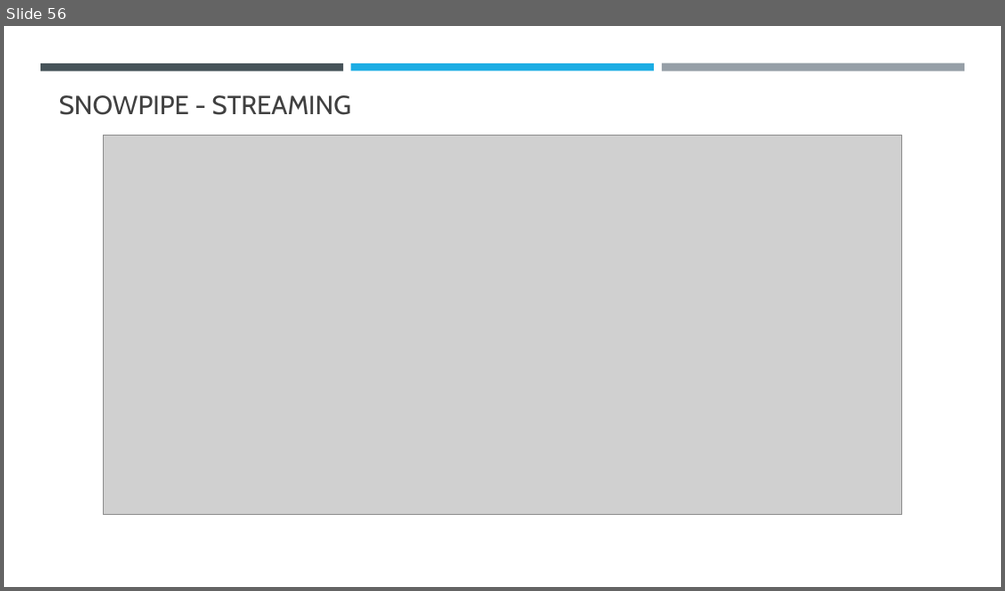
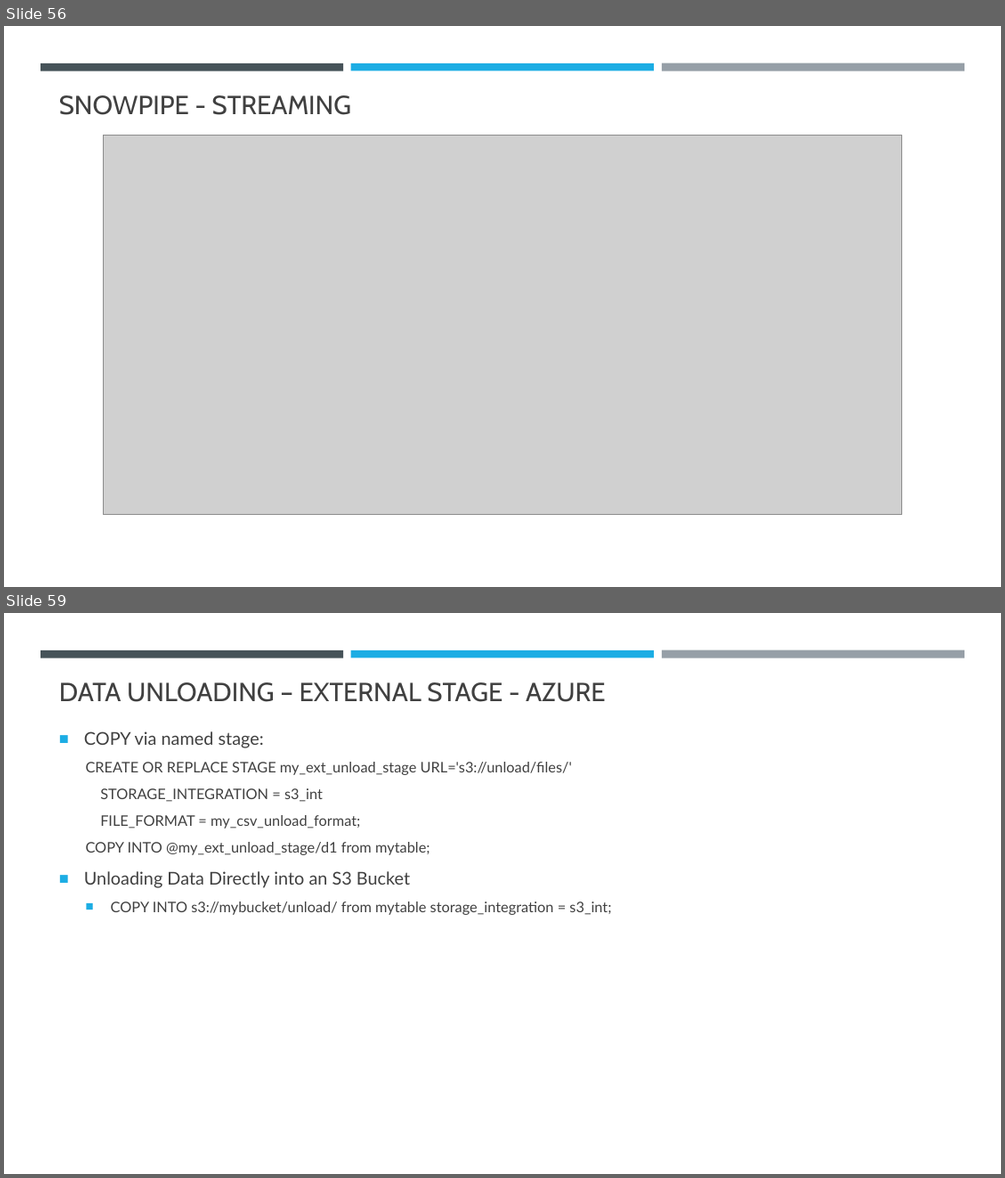
Before and after one commit to umeshmahajan/azure-brainworks2023, a slide deck: docs/Azure-Snowflake.pptx. Shown one above the other, each under a label of ours: slide 56 before the commit, slides 56 and 59 after it; the slides between them are not shown. The pictures are 1005x591 and 1005x1178 pixels, drawn with LibreOffice and Linux fonts; fonts in the diff are those of the drawing; grey boxes stand for pictures. Boxes give left, top, right and bottom in pixels: in the first picture for what was removed or moved away, otherwise in the second. Text is boxed around its words. In the diff, an @@ line names an element or a change of style, - is before the commit and + after.

```diff
--- a/docs/Azure-Snowflake.pptx
+++ b/docs/Azure-Snowflake.pptx
@@ slide 59 added at [4,613,1001,1174], background #FFFFFF; not listed: 3 template elements that a slide beside it also shows @@
@@ title added at [59,682,606,702], 25.2 pt, text #404040 @@
+DATA UNLOADING – EXTERNAL STAGE - AZURE
@@ text added at [84,731,611,915], 14 pt, text #404040 @@
+■ COPY via named stage:
+  CREATE OR REPLACE STAGE my_ext_unload_stage URL='s3://unload/files/'
+  STORAGE_INTEGRATION = s3_int
+  FILE_FORMAT = my_csv_unload_format;
+  COPY INTO @my_ext_unload_stage/d1 from mytable;
+■ Unloading Data Directly into an S3 Bucket
+  ■ COPY INTO s3://mybucket/unload/ from mytable storage_integration = s3_int;
```
Also in this commit, not shown: 1 slide changed, 8 other slides added.
